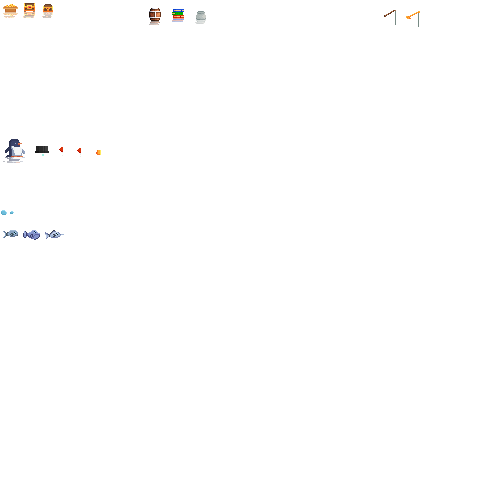
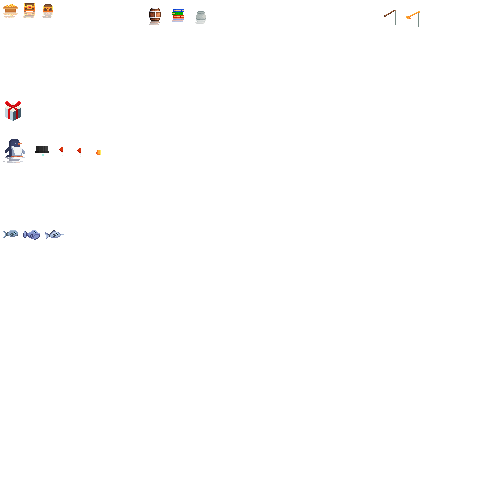
Comparing the layer stacks of the two 500 × 500 images. Changes:
removed layer "Большой обломок льда" (was 80%) over bbox(1, 210, 7, 215)
added layer "Gift" above "Рыбы" over bbox(5, 101, 21, 121)
